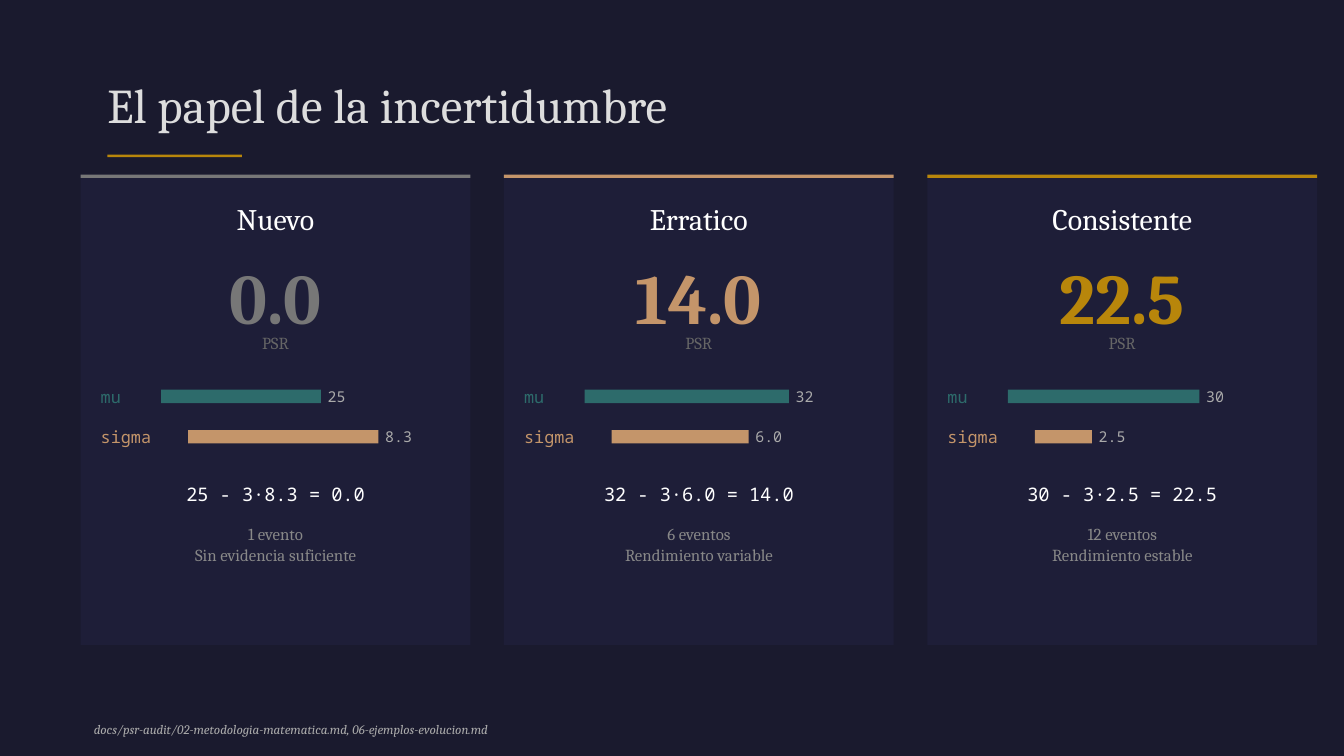
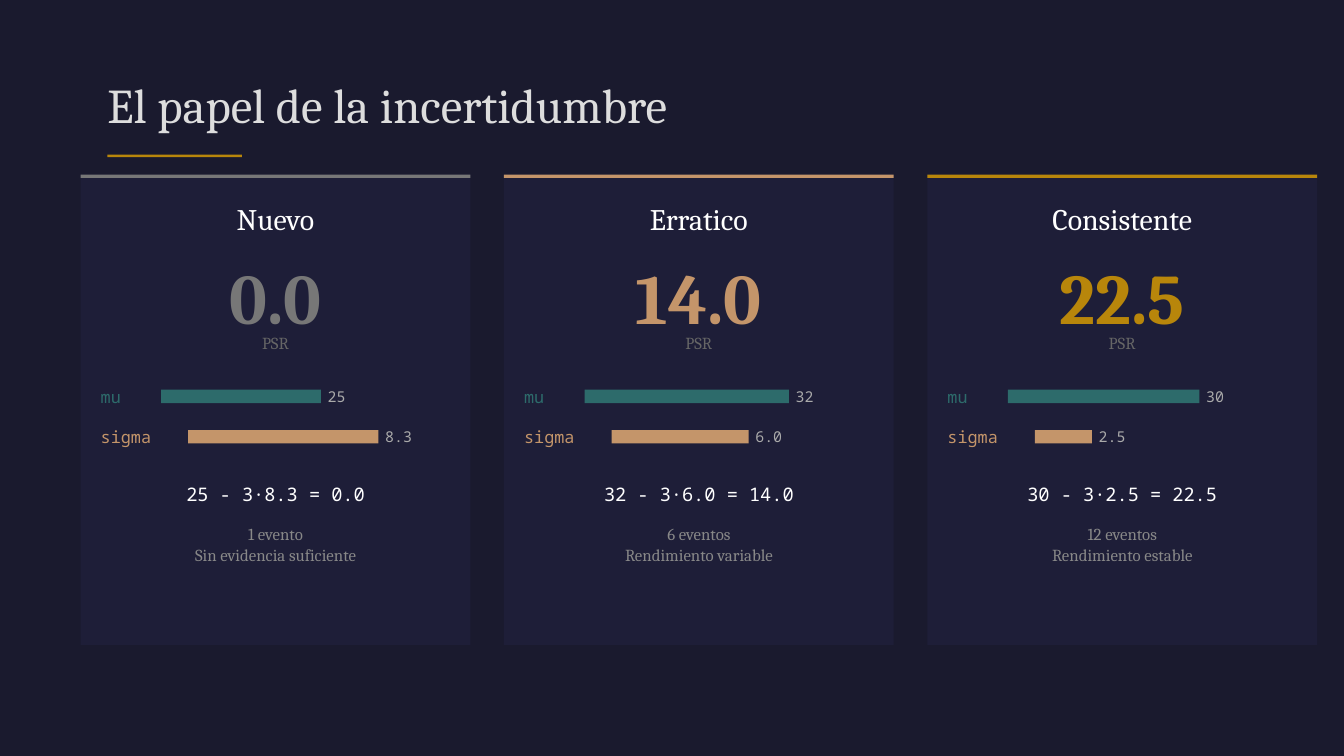
Before and after one commit to DruxMeaney/phoenix-arena, a slide deck: slide 8 of docs/Phoenix_Arena_PSR_Elegante.pptx. Drawn at 1344x756 pixels with LibreOffice and Linux fonts; fonts in the diff are those of the drawing; background and template pictures are left out. Boxes give left, top, right and bottom in pixels: in the first picture for what was removed or moved away, otherwise in the second. Text is boxed around its words. In the diff, an @@ line names an element or a change of style, - is before the commit and + after.

```diff
--- a/docs/Phoenix_Arena_PSR_Elegante.pptx
+++ b/docs/Phoenix_Arena_PSR_Elegante.pptx
@@ text removed at (94,725,487,737) @@
-docs/psr-audit/02-metodologia-matematica.md, 06-ejemplos-evolucion.md
```
Also in this commit, not shown: 10 other slides changed, 6 other files.
